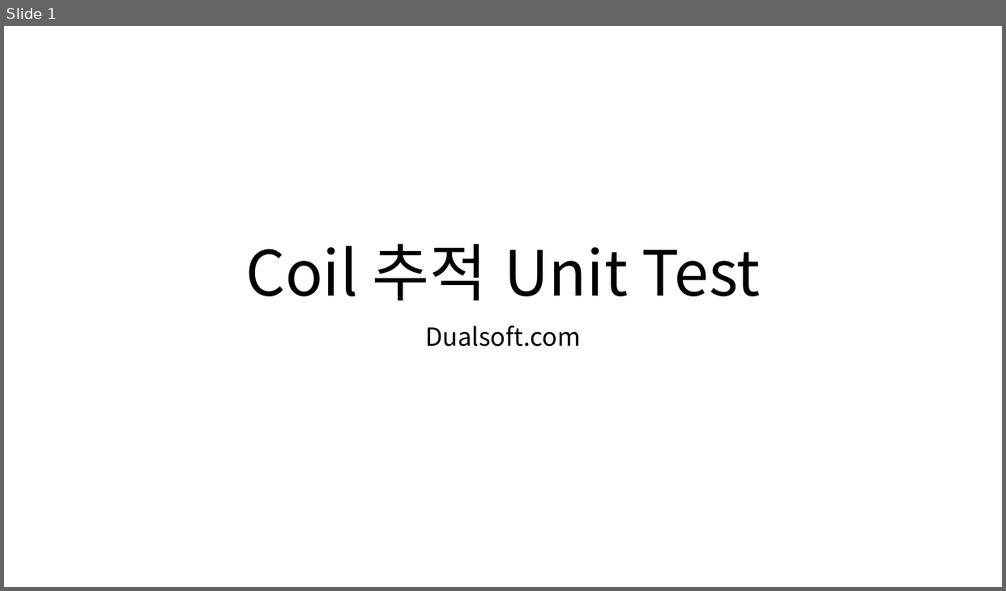
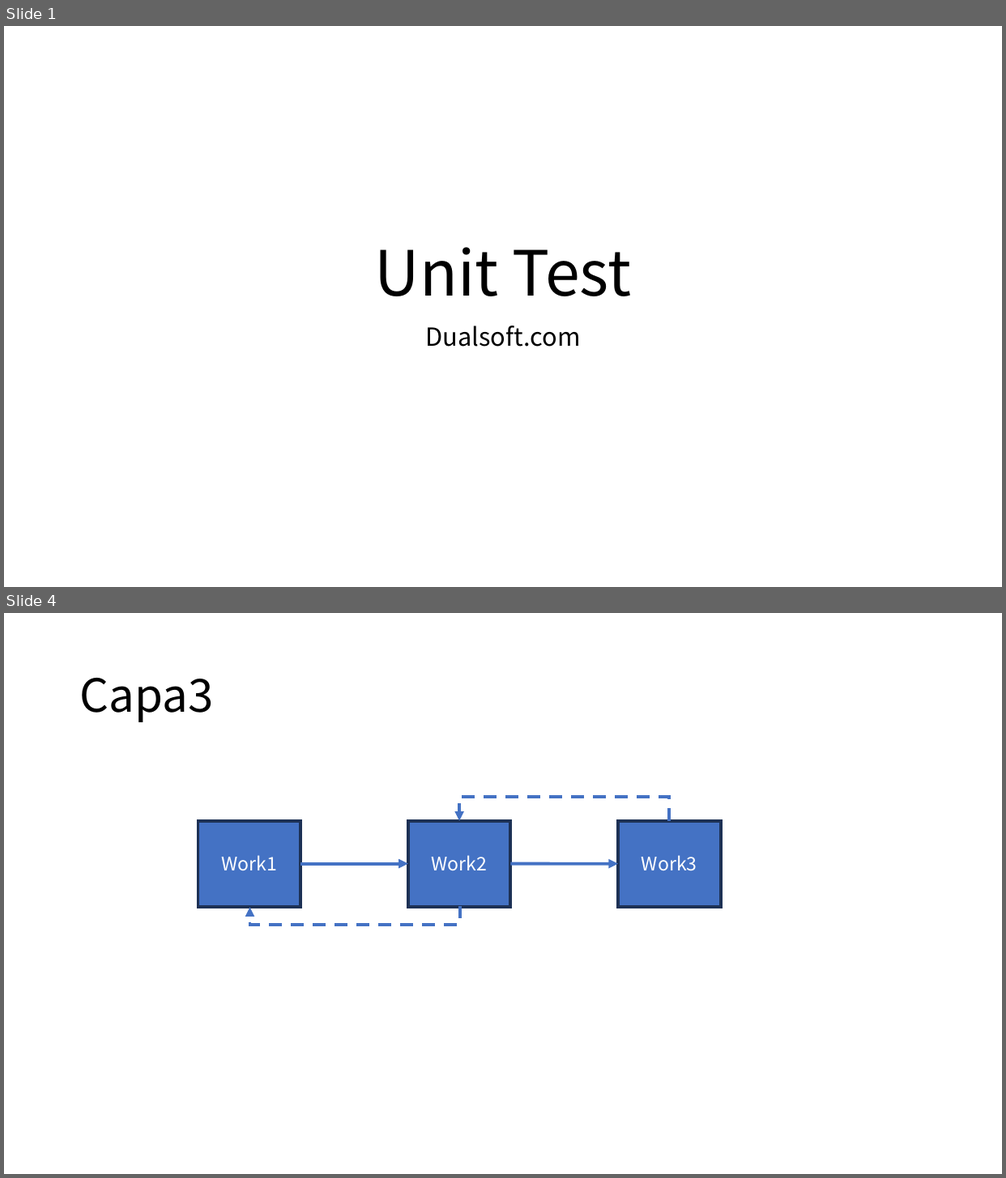
Before and after one commit to DualsoftDev/ds, a slide deck: DsDotNet/src/UnitTest/UnitTest.Model/ImportOfficeExample/Sample/ls.pptx. Shown one above the other, each under a label of ours: slide 1 before the commit, slides 1 and 4 after it; the slides between them are not shown. The pictures are 1006x591 and 1006x1178 pixels, drawn with LibreOffice and Linux fonts; fonts in the diff are those of the drawing. Boxes give left, top, right and bottom in pixels: in the first picture for what was removed or moved away, otherwise in the second. Text is boxed around its words. In the diff, an @@ line names an element or a change of style, - is before the commit and + after.

```diff
--- a/DsDotNet/src/UnitTest/UnitTest.Model/ImportOfficeExample/Sample/ls.pptx
+++ b/DsDotNet/src/UnitTest/UnitTest.Model/ImportOfficeExample/Sample/ls.pptx
@@ slide 4 added at (x1=4, y1=613, x2=1002, y2=1174), background #FFFFFF @@
@@ title added at (x1=80, y1=678, x2=214, y2=722), 44 pt, text #000000 @@
+Capa3
@@ elbow arrow added from (670, 821) to (459, 821), #4472C4 3 pt dashed @@
@@ rectangle added at (x1=198, y1=821, x2=300, y2=907), fill #4472C4, outline #1E3256 3 pt, 18 pt, text #FFFFFF @@
+Work1
@@ rectangle added at (x1=408, y1=821, x2=511, y2=907), fill #4472C4, outline #1E3256 3 pt, 18 pt, text #FFFFFF @@
+Work2
@@ rectangle added at (x1=618, y1=821, x2=720, y2=907), fill #4472C4, outline #1E3256 3 pt, 18 pt, text #FFFFFF @@
+Work3
@@ arrow added from (300, 864) to (408, 864), #4472C4 3 pt @@
@@ arrow added from (511, 864) to (618, 864), #4472C4 3 pt @@
@@ elbow arrow added from (460, 906) to (249, 907), #4472C4 3 pt dashed @@
@@ slide 1 changed as well @@
@@ title at (x1=375, y1=247, x2=631, y2=297): text changed @@
-Coil 추적 Unit Test
+Unit Test
```
Also in this commit, not shown: 5 other slides added, 2 other files.
